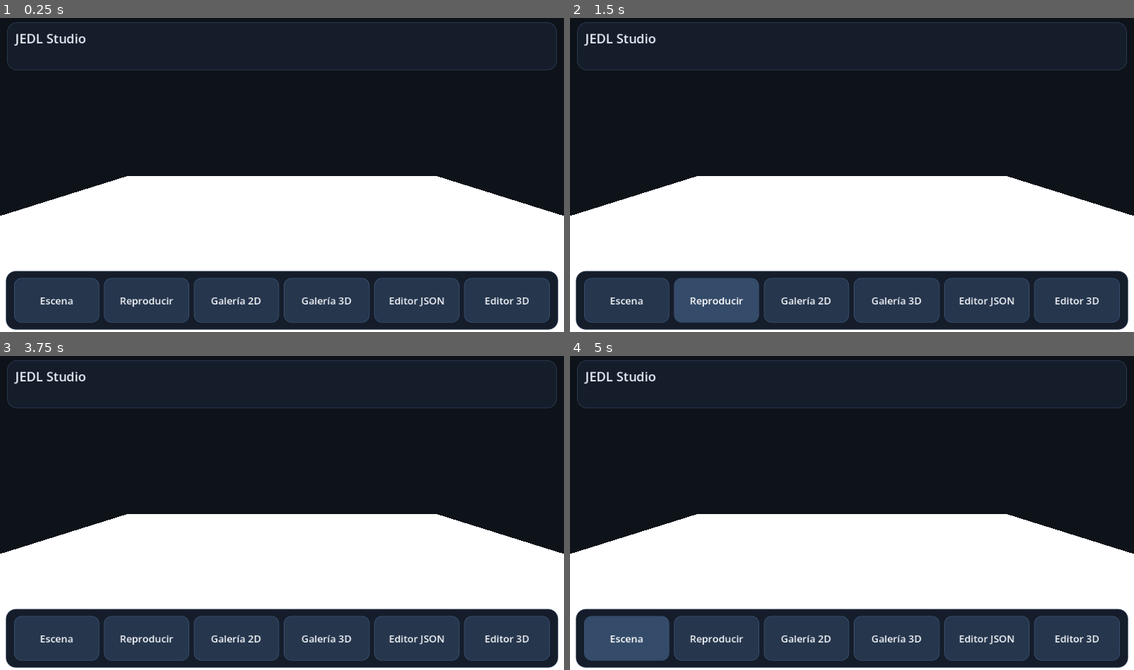
Above: before the commit, frames 1-4 (two rows, left to right).
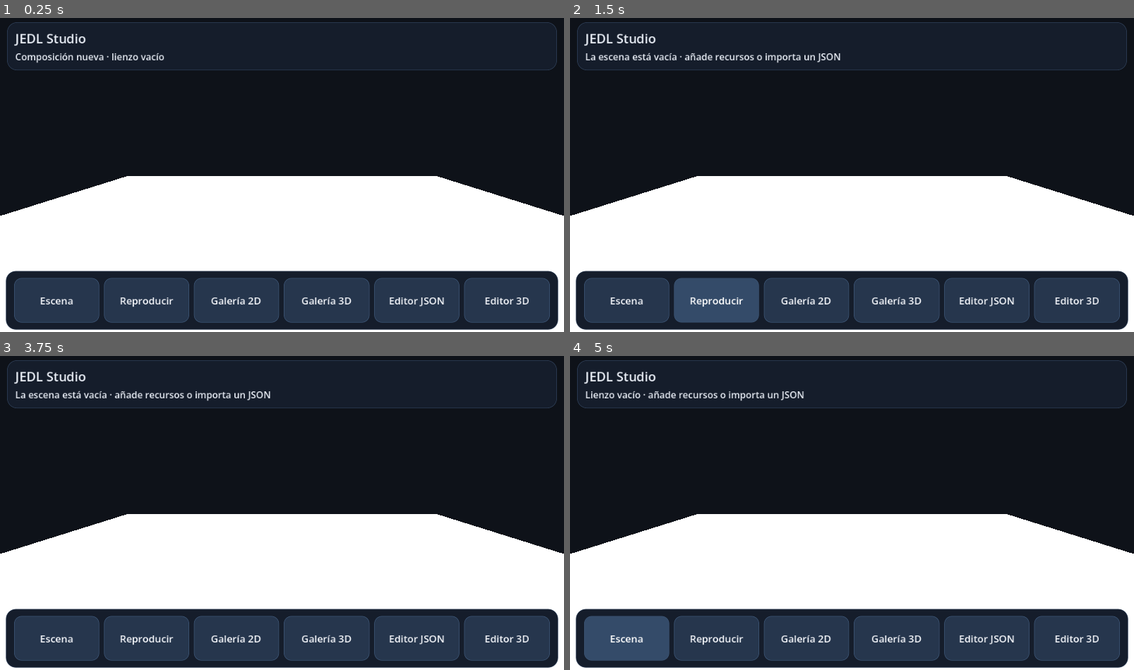
Above: after the commit, the same moments.

Repository: juancito860715-lgtm/jedl-studio
Game: Godot game, scene res://Main.tscn
Same seed, same stepped clock (60 frames per second), same inputs: the game is played once before the commit and once after it.
Inputs:
- Up to frame 1 (0.25 s): no input
- Up to frame 2 (1.5 s): click "Escena" at 0.5 s; click "Reproducir" at 1.25 s
- Up to frame 3 (3.75 s): click "Galería 2D" at 2 s; click "Galería 3D" at 2.75 s; click "Cerrar" at 3.5 s
- Up to frame 4 (5 s): click "Escena" at 4.25 s

The runs differ from the first frame. In frame 1, 0.3% of the frame differs, in the area x 2-30%, y 11-15%; in frame 2, 0.5%, in the area x 2-48%, y 11-15%; in frame 3, 0.5%; in frame 4, 0.5%.
Error before the commit: Parse Error: Cannot infer the type of "add_error" variable because the value doesn't have a set type. (res://scripts/SceneParser.gd:468)

Commit message:
fix(godot): type animation registration result explicitly

Diff:
--- a/scripts/SceneParser.gd
+++ b/scripts/SceneParser.gd
@@ -465,7 +465,7 @@
                 animation.track_insert_key(track_index, end_time, destination)
                 current_value = destination
                 previous_end = end_time
-        var add_error := _timeline_player.add_animation(_timeline_animation_name, animation)
+        var add_error: int = int(_timeline_player.add_animation(_timeline_animation_name, animation))
         if add_error != OK:
             last_error = "No se pudo registrar la animación compilada en AnimationPlayer."
             push_error(last_error)
